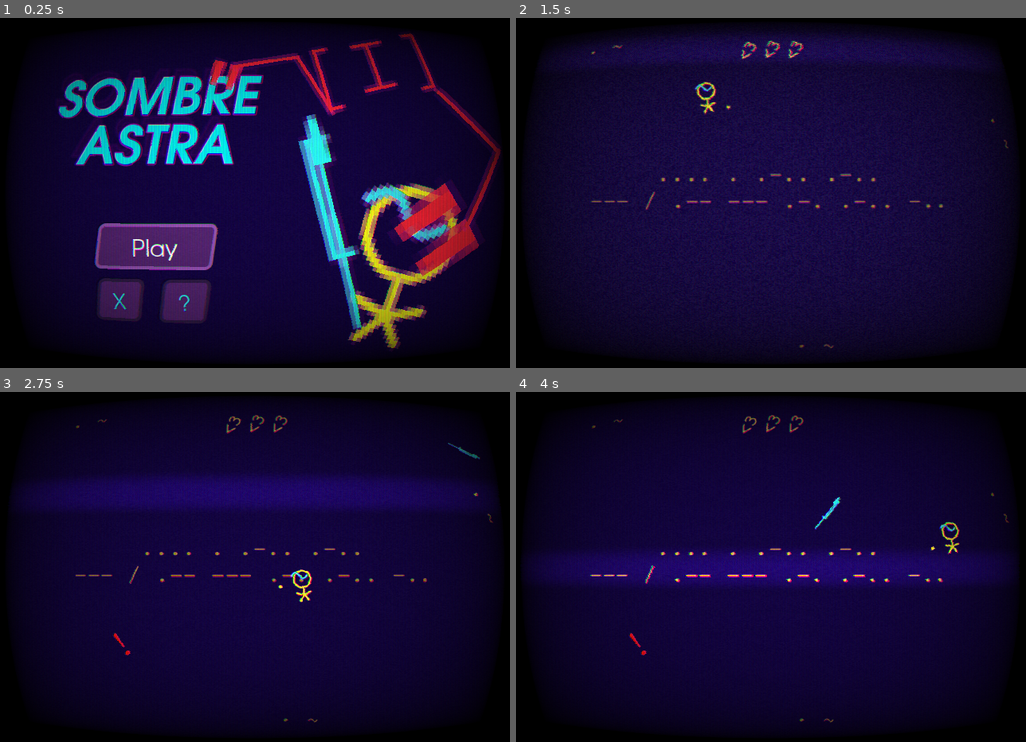
Above: before the commit, frames 1-4 (two rows, left to right).
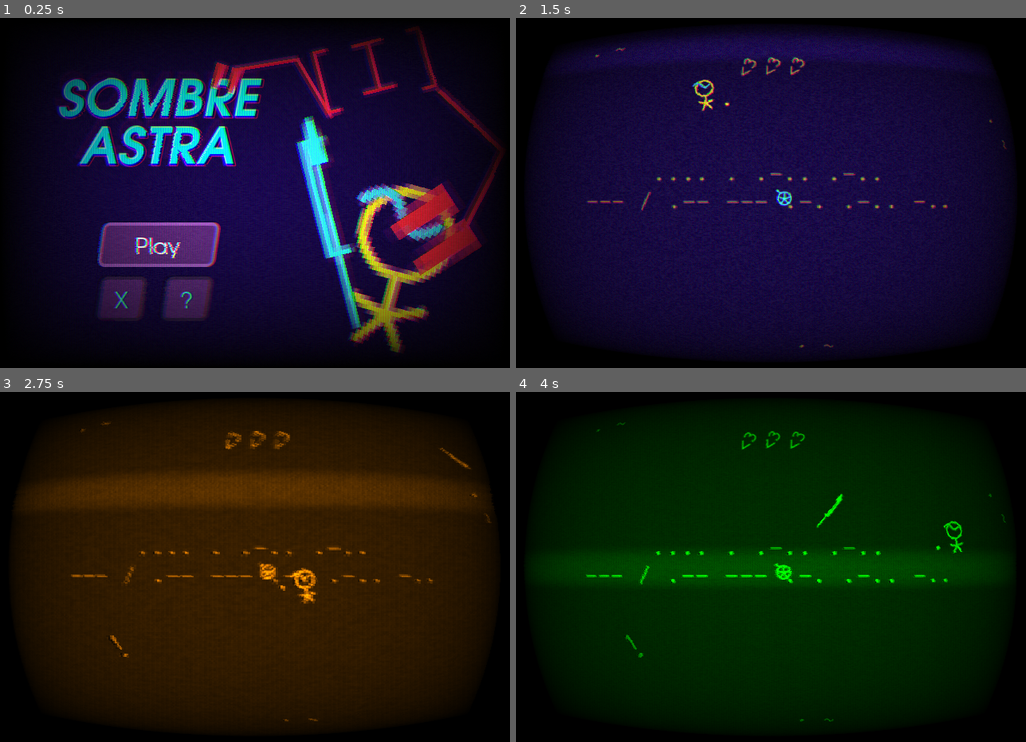
Above: after the commit, the same moments.

Repository: dollythecamus/GJPlus-Recife-2025-10
Game: Godot game, scene res://Visuals/UI/MM/main.tscn
Two runs of this game, one before a commit and one after it. Both use one fixed random seed, a clock stepped at 60 frames per second and the inputs below. Sound files missing from this copy of the repository are replaced by a short silence.
Inputs (mouse positions are in pixels of both pictures, inside the frame that each line leads up to):
- Up to frame 1 (0.25 s): no input
- Up to frame 2 (1.5 s): click "Play" at 0.5 s; move the mouse to (883, 175) at 1.27 s; hold D (move_right) from 1.28 s (still down); tap E (pick) at 1.35 s; click (883, 175) at 1.42 s
- Up to frame 3 (2.75 s): tap Space (roll) at 1.55, 2.1 s; move the mouse to (153, 584) at 2.02 s; release D (move_right) at 2.03 s; hold S (move_down) from 2.03 s (still down); click (153, 584) at 2.17 s; tap = (swap, bound only after the commit) at 2.3 s
- Up to frame 4 (4 s): move the mouse to (822, 490) at 2.77 s; release S (move_down) at 2.78 s; hold D (move_right) 2.78-3.53 s; hold = (swap, bound only after the commit) 2.78-3.53 s; click (822, 490) at 2.92 s; tap E (pick) at 3.05 s; move the mouse to (745, 637) at 3.52 s; hold W (move_up) from 3.53 s (still down); click (745, 637) at 3.6 s; tap Space (roll) at 3.8 s

The runs differ from the first frame. In frame 1, 19% of the frame differs, in the area x 11-99%, y 2-96%; in frame 2, 2.0%; in frame 3, 80%, in the area x 2-98%, y 2-98%; in frame 4, 80%.

Commit message:
post jam 11 - effects

Diff:
--- a/gjp-godot-project/Player/playerControls.gd
+++ b/gjp-godot-project/Player/playerControls.gd
@@ -78,6 +78,7 @@
 		roll.pointer = $Pointer
 		roll.pickup = $Pickup
 		roll.move = $Mover
+		roll.health = $Health
 		upgrades["Roll"] = roll
 	elif string == "Defense":
 		var def = Globals.add_script(self, "defense.gd", func(_n): return)
--- a/gjp-godot-project/Scenario/main.tscn
+++ b/gjp-godot-project/Scenario/main.tscn
@@ -10,10 +10,10 @@
 [ext_resource type="LabelSettings" uid="uid://vjfwnx22f87w" path="res://Visuals/ASCII/heart.tres" id="8_5vw27"]
 [ext_resource type="Script" uid="uid://dmwgse3nwa7ab" path="res://Visuals/UI/health_UI.gd" id="8_kek77"]
 [ext_resource type="Script" uid="uid://bbh1fg15p5oi6" path="res://Visuals/UI/upgrades_ui.gd" id="10_3c5q2"]
-[ext_resource type="LabelSettings" uid="uid://bki8e2ypy64do" path="res://Visuals/ASCII/player_ascii.tres" id="10_wfabv"]
 [ext_resource type="FontFile" uid="uid://d16a6qnqcwagp" path="res://Visuals/UI/texgyreadventor-bolditalic.otf" id="11_omng6"]
 [ext_resource type="Theme" uid="uid://bbs6bm2q5snnf" path="res://Visuals/UI/MM/popups.tres" id="11_wfabv"]
 [ext_resource type="AudioStream" uid="uid://b014ge75ajta4" path="res://Sound/music/crunchyyv3.mp3" id="12_omng6"]
+[ext_resource type="PackedScene" uid="uid://bb8dqhjq6njea" path="res://Objects/Weapons/granade.tscn" id="14_3c5q2"]
 
 [sub_resource type="LabelSettings" id="LabelSettings_1ixuk"]
 font = ExtResource("1_272bh")
@@ -40,38 +40,11 @@
 outline_color = Color(0.8627451, 0.20392157, 0.80784315, 1)
 shadow_size = 0
 
-[sub_resource type="LabelSettings" id="LabelSettings_ogmly"]
+[sub_resource type="LabelSettings" id="LabelSettings_jo754"]
 line_spacing = -20.0
 font = ExtResource("1_272bh")
-font_size = 54
-font_color = Color(0.9019608, 0.8980392, 0.078431375, 1)
-outline_size = 1
-outline_color = Color(0.8627451, 0.20392157, 0.80784315, 1)
-shadow_size = 0
-
-[sub_resource type="LabelSettings" id="LabelSettings_4d5u6"]
-line_spacing = -20.0
-font = ExtResource("1_272bh")
-font_size = 36
-font_color = Color(0.9019608, 0.8980392, 0.078431375, 1)
-outline_size = 1
-outline_color = Color(0.8627451, 0.20392157, 0.80784315, 1)
-shadow_size = 0
-
-[sub_resource type="LabelSettings" id="LabelSettings_n0wu0"]
-line_spacing = -20.0
-font = ExtResource("1_272bh")
-font_size = 38
-font_color = Color(0.1764706, 0.8980392, 0.92941177, 1)
-outline_size = 1
-outline_color = Color(0.8627451, 0.20392157, 0.80784315, 1)
-shadow_size = 0
-
-[sub_resource type="LabelSettings" id="LabelSettings_r2qr3"]
-line_spacing = -20.0
-font = ExtResource("1_272bh")
-font_size = 28
-font_color = Color(0.9019608, 0.8980392, 0.078431375, 1)
+font_size = 24
+font_color = Color(0.101960786, 0.8980392, 0.89411765, 1)
 outline_size = 1
 outline_color = Color(0.8627451, 0.20392157, 0.80784315, 1)
 shadow_size = 0
@@ -373,25 +346,219 @@
 mouse_filter = 2
 metadata/_edit_lock_ = true
 
-[node name="health" type="HBoxContainer" parent="UI" node_paths=PackedStringArray("player_health")]
+[node name="V" type="VBoxContainer" parent="UI"]
 layout_mode = 1
-anchors_preset = 15
+anchors_preset = 10
 anchor_right = 1.0
-anchor_bottom = 1.0
-offset_top = 21.0
-offset_bottom = -376.0
-grow_horizontal = 2
-grow_vertical = 2
+offset_top = 12.0
+offset_bottom = 76.0
+grow_horizontal = 2
+
+[node name="upgrades" type="HBoxContainer" parent="UI/V"]
+custom_minimum_size = Vector2(0, 30)
+layout_mode = 2
+mouse_filter = 2
+alignment = 1
+script = ExtResource("10_3c5q2")
+
+[node name="Roll" type="Control" parent="UI/V/upgrades"]
+visible = false
+custom_minimum_size = Vector2(50, 0)
+layout_mode = 2
+
+[node name="Roll" type="Node2D" parent="UI/V/upgrades/Roll"]
+position = Vector2(35, 19)
+
+[node name="ASCII" type="Label" parent="UI/V/upgrades/Roll/Roll"]
+texture_filter = 1
+anchors_preset = 8
+anchor_left = 0.5
+anchor_top = 0.5
+anchor_right = 0.5
+anchor_bottom = 0.5
+offset_left = -25.0
+offset_top = -39.0
+offset_right = 25.0
+offset_bottom = 39.0
+grow_horizontal = 2
+grow_vertical = 2
+theme_override_colors/font_color = Color(1, 1, 1, 1)
+theme_override_font_sizes/font_size = 20
+text = "@"
+label_settings = ExtResource("8_5vw27")
+horizontal_alignment = 1
+vertical_alignment = 1
+
+[node name="ASCII2" type="Label" parent="UI/V/upgrades/Roll/Roll"]
+texture_filter = 1
+anchors_preset = 8
+anchor_left = 0.5
+anchor_top = 0.5
+anchor_right = 0.5
+anchor_bottom = 0.5
+offset_left = -28.0
+offset_top = -42.0
+offset_right = 22.0
+offset_bottom = 36.0
+grow_horizontal = 2
+grow_vertical = 2
+theme_override_colors/font_color = Color(1, 1, 1, 1)
+theme_override_font_sizes/font_size = 20
+text = "`"
+label_settings = ExtResource("8_5vw27")
+horizontal_alignment = 1
+vertical_alignment = 1
+
+[node name="ASCII3" type="Label" parent="UI/V/upgrades/Roll/Roll"]
+texture_filter = 1
+anchors_preset = 8
+anchor_left = 0.5
+anchor_top = 0.5
+anchor_right = 0.5
+anchor_bottom = 0.5
+offset_left = -30.0
+offset_top = -27.0
+offset_right = 20.0
+offset_bottom = 51.0
+grow_horizontal = 2
+grow_vertical = 2
+theme_override_colors/font_color = Color(1, 1, 1, 1)
+theme_override_font_sizes/font_size = 20
+text = "`"
+label_settings = ExtResource("8_5vw27")
+horizontal_alignment = 1
+vertical_alignment = 1
+
+[node name="Defense" type="Control" parent="UI/V/upgrades"]
+visible = false
+custom_minimum_size = Vector2(50, 0)
+layout_mode = 2
+
+[node name="Defense" type="Node2D" parent="UI/V/upgrades/Defense"]
+position = Vector2(33, 17)
+scale = Vector2(0.8, 0.8)
+
+[node name="ASCII" type="Label" parent="UI/V/upgrades/Defense/Defense"]
+texture_filter = 1
+anchors_preset = 8
+anchor_left = 0.5
+anchor_top = 0.5
+anchor_right = 0.5
+anchor_bottom = 0.5
+offset_left = -23.75
+offset_top = -38.75
+offset_right = 26.25
+offset_bottom = 39.25
+grow_horizontal = 2
+grow_vertical = 2
+scale = Vector2(1.3503559, 1.3503559)
+pivot_offset = Vector2(25, 39)
+theme_override_colors/font_color = Color(1, 1, 1, 1)
+theme_override_font_sizes/font_size = 20
+text = "O"
+label_settings = ExtResource("8_5vw27")
+horizontal_alignment = 1
+vertical_alignment = 1
+
+[node name="ASCII5" type="Label" parent="UI/V/upgrades/Defense/Defense"]
+texture_filter = 1
+anchors_preset = 8
+anchor_left = 0.5
+anchor_top = 0.5
+anchor_right = 0.5
+anchor_bottom = 0.5
+offset_left = -23.749985
+offset_top = -40.0
+offset_right = 26.250015
+offset_bottom = 38.0
+grow_horizontal = 2
+grow_vertical = 2
+pivot_offset = Vector2(25, 39)
+theme_override_colors/font_color = Color(1, 1, 1, 1)
+theme_override_font_sizes/font_size = 20
+text = "o"
+label_settings = ExtResource("8_5vw27")
+horizontal_alignment = 1
+vertical_alignment = 1
+
+[node name="ASCII4" type="Label" parent="UI/V/upgrades/Defense/Defense"]
+texture_filter = 1
+anchors_preset = 8
+anchor_left = 0.5
+anchor_top = 0.5
+anchor_right = 0.5
+anchor_bottom = 0.5
+offset_left = -33.750008
+offset_top = -38.75
+offset_right = 31.249992
+offset_bottom = 39.25
+grow_horizontal = 2
+grow_vertical = 2
+scale = Vector2(1.3034436, 1.3034436)
+pivot_offset = Vector2(25, 39)
+theme_override_colors/font_color = Color(1, 1, 1, 1)
+theme_override_font_sizes/font_size = 20
+text = "( )"
+label_settings = SubResource("LabelSettings_jo754")
+horizontal_alignment = 1
+vertical_alignment = 1
+
+[node name="ASCII2" type="Label" parent="UI/V/upgrades/Defense/Defense"]
+texture_filter = 1
+anchors_preset = 8
+anchor_left = 0.5
+anchor_top = 0.5
+anchor_right = 0.5
+anchor_bottom = 0.5
+offset_left = -22.5
+offset_top = -45.0
+offset_right = 27.5
+offset_bottom = 33.0
+grow_horizontal = 2
+grow_vertical = 2
+pivot_offset = Vector2(25, 39)
+theme_override_colors/font_color = Color(1, 1, 1, 1)
+theme_override_font_sizes/font_size = 20
+text = "''"
+label_settings = ExtResource("8_5vw27")
+horizontal_alignment = 1
+vertical_alignment = 1
+
+[node name="ASCII3" type="Label" parent="UI/V/upgrades/Defense/Defense"]
+texture_filter = 1
+anchors_preset = 8
+anchor_left = 0.5
+anchor_top = 0.5
+anchor_right = 0.5
+anchor_bottom = 0.5
+offset_left = -23.75
+offset_top = -30.000004
+offset_right = 26.25
+offset_bottom = 47.999996
+grow_horizontal = 2
+grow_vertical = 2
+rotation = -3.1415927
+pivot_offset = Vector2(25, 39)
+theme_override_colors/font_color = Color(1, 1, 1, 1)
+theme_override_font_sizes/font_size = 20
+text = "''"
+label_settings = ExtResource("8_5vw27")
+horizontal_alignment = 1
+vertical_alignment = 1
+
+[node name="health" type="HBoxContainer" parent="UI/V" node_paths=PackedStringArray("player_health")]
+custom_minimum_size = Vector2(0, 45)
+layout_mode = 2
 mouse_filter = 2
 alignment = 1
 script = ExtResource("8_kek77")
-player_health = NodePath("../../main/Player/Health")
-
-[node name="heart" type="Control" parent="UI/health"]
+player_health = NodePath("../../../main/Player/Health")
+
+[node name="heart" type="Control" parent="UI/V/health"]
 custom_minimum_size = Vector2(25, 30)
 layout_mode = 2
 
-[node name="Label" type="Label" parent="UI/health/heart"]
+[node name="Label" type="Label" parent="UI/V/health/heart"]
 layout_mode = 1
 anchors_preset = 8
 anchor_left = 0.5
@@ -407,197 +574,6 @@
 rotation = -1.0460035
 text = "<3"
 label_settings = ExtResource("8_5vw27")
-horizontal_alignment = 1
-vertical_alignment = 1
-
-[node name="upgrades" type="HBoxContainer" parent="UI"]
-visible = false
-layout_mode = 1
-anchors_preset = 15
-anchor_right = 1.0
-anchor_bottom = 1.0
-offset_left = 416.0
-offset_top = 387.0
-offset_right = -8.0
-offset_bottom = -10.0
-grow_horizontal = 2
-grow_vertical = 2
-mouse_filter = 2
-alignment = 1
-script = ExtResource("10_3c5q2")
-
-[node name="Roll" type="Node2D" parent="UI/upgrades"]
-position = Vector2(74, 17)
-script = ExtResource("6_dg77c")
-to_point = true
-
-[node name="ASCII" type="Label" parent="UI/upgrades/Roll"]
-texture_filter = 1
-anchors_preset = 8
-anchor_left = 0.5
-anchor_top = 0.5
-anchor_right = 0.5
-anchor_bottom = 0.5
-offset_left = -25.0
-offset_top = -39.0
-offset_right = 25.0
-offset_bottom = 39.0
-grow_horizontal = 2
-grow_vertical = 2
-theme_override_colors/font_color = Color(1, 1, 1, 1)
-theme_override_font_sizes/font_size = 20
-text = "@"
-label_settings = ExtResource("10_wfabv")
-horizontal_alignment = 1
-vertical_alignment = 1
-
-[node name="ASCII2" type="Label" parent="UI/upgrades/Roll"]
-texture_filter = 1
-anchors_preset = 8
-anchor_left = 0.5
-anchor_top = 0.5
-anchor_right = 0.5
-anchor_bottom = 0.5
-offset_left = -28.0
-offset_top = -42.0
-offset_right = 22.0
-offset_bottom = 36.0
-grow_horizontal = 2
-grow_vertical = 2
-theme_override_colors/font_color = Color(1, 1, 1, 1)
-theme_override_font_sizes/font_size = 20
-text = "`"
-label_settings = ExtResource("10_wfabv")
-horizontal_alignment = 1
-vertical_alignment = 1
-
-[node name="ASCII3" type="Label" parent="UI/upgrades/Roll"]
-texture_filter = 1
-anchors_preset = 8
-anchor_left = 0.5
-anchor_top = 0.5
-anchor_right = 0.5
-anchor_bottom = 0.5
-offset_left = -32.0
-offset_top = -17.0
-offset_right = 18.0
-offset_bottom = 61.0
-grow_horizontal = 2
-grow_vertical = 2
-theme_override_colors/font_color = Color(1, 1, 1, 1)
-theme_override_font_sizes/font_size = 20
-text = "`"
-label_settings = ExtResource("10_wfabv")
-horizontal_alignment = 1
-vertical_alignment = 1
-
-[node name="Defense" type="Node2D" parent="UI/upgrades"]
-position = Vector2(126, 15)
-
-[node name="ASCII" type="Label" parent="UI/upgrades/Defense"]
-texture_filter = 1
-anchors_preset = 8
-anchor_left = 0.5
-anchor_top = 0.5
-anchor_right = 0.5
-anchor_bottom = 0.5
-offset_left = -25.0
-offset_top = -39.0
-offset_right = 25.0
-offset_bottom = 39.0
-grow_horizontal = 2
-grow_vertical = 2
-pivot_offset = Vector2(25, 39)
-theme_override_colors/font_color = Color(1, 1, 1, 1)
-theme_override_font_sizes/font_size = 20
-text = "O"
-label_settings = SubResource("LabelSettings_ogmly")
-horizontal_alignment = 1
-vertical_alignment = 1
-
-[node name="ASCII5" type="Label" parent="UI/upgrades/Defense"]
-texture_filter = 1
-anchors_preset = 8
-anchor_left = 0.5
-anchor_top = 0.5
-anchor_right = 0.5
-anchor_bottom = 0.5
-offset_left = -24.0
-offset_top = -40.0
-offset_right = 26.0
-offset_bottom = 38.0
-grow_horizontal = 2
-grow_vertical = 2
-pivot_offset = Vector2(25, 39)
-theme_override_colors/font_color = Color(1, 1, 1, 1)
-theme_override_font_sizes/font_size = 20
-text = "o"
-label_settings = SubResource("LabelSettings_4d5u6")
-horizontal_alignment = 1
-vertical_alignment = 1
-
-[node name="ASCII4" type="Label" parent="UI/upgrades/Defense"]
-texture_filter = 1
-anchors_preset = 8
-anchor_left = 0.5
-anchor_top = 0.5
-anchor_right = 0.5
-anchor_bottom = 0.5
-offset_left = -33.0
-offset_top = -39.0
-offset_right = 32.0
-offset_bottom = 39.0
-grow_horizontal = 2
-grow_vertical = 2
-scale = Vector2(1.3034436, 1.3034436)
-pivot_offset = Vector2(25, 39)
-theme_override_colors/font_color = Color(1, 1, 1, 1)
-theme_override_font_sizes/font_size = 20
-text = "()"
-label_settings = SubResource("LabelSettings_n0wu0")
-horizontal_alignment = 1
-vertical_alignment = 1
-
-[node name="ASCII2" type="Label" parent="UI/upgrades/Defense"]
-texture_filter = 1
-anchors_preset = 8
-anchor_left = 0.5
-anchor_top = 0.5
-anchor_right = 0.5
-anchor_bottom = 0.5
-offset_left = -25.0
-offset_top = -39.0
-offset_right = 25.0
-offset_bottom = 39.0
-grow_horizontal = 2
-grow_vertical = 2
-pivot_offset = Vector2(25, 39)
-theme_override_colors/font_color = Color(1, 1, 1, 1)
-theme_override_font_sizes/font_size = 20
-text = "''"
-label_settings = SubResource("LabelSettings_r2qr3")
-horizontal_alignment = 1
-vertical_alignment = 1
-
-[node name="ASCII3" type="Label" parent="UI/upgrades/Defense"]
-texture_filter = 1
-anchors_preset = 8
-anchor_left = 0.5
-anchor_top = 0.5
-anchor_right = 0.5
-anchor_bottom = 0.5
-offset_left = -25.0
-offset_top = -35.0
-offset_right = 25.0
-offset_bottom = 43.0
-grow_horizontal = 2
-grow_vertical = 2
-rotation = -3.1415927
-pivot_offset = Vector2(25, 39)
-theme_override_colors/font_color = Color(1, 1, 1, 1)
-theme_override_font_sizes/font_size = 20
-text = "''"
-label_settings = SubResource("LabelSettings_r2qr3")
 horizontal_alignment = 1
 vertical_alignment = 1
 
@@ -711,6 +687,9 @@
 volume_db = -6.0
 autoplay = true
 
-[connection signal="hit" from="main/Player" to="UI/health" method="_on_player_hit"]
-[connection signal="update_health" from="main/Player" to="UI/health" method="update"]
-[connection signal="upgraded" from="main/Player" to="UI/upgrades" method="show_upgrade"]
+[node name="Granade" parent="." instance=ExtResource("14_3c5q2")]
+position = Vector2(322, 226)
+
+[connection signal="hit" from="main/Player" to="UI/V/health" method="_on_player_hit"]
+[connection signal="update_health" from="main/Player" to="UI/V/health" method="update"]
+[connection signal="upgraded" from="main/Player" to="UI/V/upgrades" method="show_upgrade"]
--- a/gjp-godot-project/Scripts/aim.gd
+++ b/gjp-godot-project/Scripts/aim.gd
@@ -10,6 +10,13 @@
 	if event is InputEventMouseButton and not has_clicked_with_mouse:
 		has_clicked_with_mouse = true
 		joysticking = false
+
+	elif event is InputEventMouseMotion and not has_clicked_with_mouse:
+		# check if moved enough to detect user
+		if event.relative.length() > 5.0:
+			has_clicked_with_mouse = true
+			joysticking = false
+
 	if event is InputEventJoypadMotion:
 		if event.axis_value > .1:
 			joysticking = true
--- a/gjp-godot-project/Scripts/point.gd
+++ b/gjp-godot-project/Scripts/point.gd
@@ -25,6 +25,12 @@
 	if event is InputEventMouseButton and not has_clicked_with_mouse:
 		has_clicked_with_mouse = true
 		joysticking = false
+	elif event is InputEventMouseMotion and not has_clicked_with_mouse:
+		# check if moved enough to detect user
+		if event.relative.length() > 5.0:
+			has_clicked_with_mouse = true
+			joysticking = false
+
 	if event is InputEventJoypadMotion:
 		if event.axis_value > .1:
 			joysticking = true
--- a/gjp-godot-project/Visuals/UI/MM/main.tscn
+++ b/gjp-godot-project/Visuals/UI/MM/main.tscn
@@ -10,6 +10,7 @@
 [ext_resource type="LabelSettings" uid="uid://do2l65wm7p2ae" path="res://Visuals/ASCII/flash.tres" id="6_hovv6"]
 [ext_resource type="Texture2D" uid="uid://bv4p2w4s8qqct" path="res://Visuals/UI/joystick.jpg" id="9_0mmqq"]
 [ext_resource type="AudioStream" uid="uid://4wud6vapjuk0" path="res://Sound/music/Bassline.wav" id="10_mplmn"]
+[ext_resource type="PackedScene" uid="uid://nx87c6v10n3d" path="res://Visuals/effects/screen.tscn" id="11_glf10"]
 
 [sub_resource type="LabelSettings" id="LabelSettings_t1kuo"]
 line_spacing = -20.0
@@ -740,3 +741,10 @@
 stream = ExtResource("10_mplmn")
 volume_db = -15.0
 autoplay = true
+
+[node name="Screen" parent="." instance=ExtResource("11_glf10")]
+
+[node name="Tint" parent="Screen" index="0"]
+visible = false
+
+[editable path="Screen"]
--- a/gjp-godot-project/Visuals/UI/upgrades_ui.gd
+++ b/gjp-godot-project/Visuals/UI/upgrades_ui.gd
@@ -2,3 +2,14 @@
 
 func show_upgrade(which):
 	get_node(which).show()
+
+# ui bobble (could be a separate script because of reuse
+var clock = 0.0
+func _process(delta: float) -> void:
+	clock += delta
+
+	var c = get_children()
+	var j = 0
+	for i in c:
+		i.get_child(0).position.y += sin((clock + j) * 10) * .1
+		j += 1
--- a/gjp-godot-project/Visuals/effects/crt.gdshader
+++ b/gjp-godot-project/Visuals/effects/crt.gdshader
@@ -21,6 +21,7 @@
 */
 
 shader_type canvas_item;
+render_mode blend_mix;
 
 uniform sampler2D SCREEN_TEXTURE: hint_screen_texture;
 
@@ -178,6 +179,5 @@
 	clr *= 1.0 + scan_line_amount * 0.6 + line * 3.0 + grille_amount * 2.0;
 	if(vignette_amount > 0.0)clr *= vignette(pos);
 
-	COLOR.rgb = clr;
-	COLOR.a = 1.0;
+	COLOR *= vec4(clr, 1.0f); // modified
 }
--- a/gjp-godot-project/Visuals/effects/screen.gd
+++ b/gjp-godot-project/Visuals/effects/screen.gd
@@ -2,6 +2,60 @@
 
 signal change
 var changed = false
+
+var tints = [null,
+	{
+		"intensity":2.5,
+		"tint":Color.DARK_ORANGE
+	},
+	{
+		"intensity":4.0,
+		"tint":Color.WEB_GREEN
+	}
+]
+
+var configs = [
+	{
+		"resolution": Vector2(640, 440),
+		"aberation_ammount": 0.3,
+		"grille_ammount": 0.05,
+		"grille_size": 1.0,
+	},
+	{
+		"resolution": Vector2(240, 180),
+		"aberation_ammount": 0.9,
+		"grille_ammount": 0.2,
+		"grille_size": 2.0,
+	}
+]
+
+var x := 0
+
+func _input(event: InputEvent) -> void:
+	if event.is_action_pressed("swap"):
+		swap_mode()
+
+func _ready() -> void:
+	set_visual()
+
+func swap_mode():
+	x = wrapi(x+1, 0, tints.size() + configs.size())
+	set_visual()
+
+func set_visual():
+	@warning_ignore("integer_division")
+	var t = tints[wrapi(x, 0, tints.size())]
+	@warning_ignore("integer_division")
+	var c = configs[wrapi(x, 0, configs.size())]
+	if t != null:
+		$Tint.show()
+		for k in t.keys():
+			$Tint.material.set_shader_parameter(k, t[k])
+	else:
+		$Tint.hide()
+
+	for k in c.keys():
+		$CRT/CRT.material.set_shader_parameter(k, c[k])
 
 func transition():
 	changed = false
--- a/gjp-godot-project/Visuals/effects/screen.tres
+++ b/gjp-godot-project/Visuals/effects/screen.tres
@@ -6,14 +6,14 @@
 shader = ExtResource("1_ixkec")
 shader_parameter/resolution = Vector2(640, 440)
 shader_parameter/scan_line_amount = 0.050000002375
-shader_parameter/warp_amount = 1.200000057
+shader_parameter/warp_amount = 0.10000000475
 shader_parameter/noise_amount = 0.03
 shader_parameter/interference_amount = 0.2
 shader_parameter/grille_amount = 0.1
-shader_parameter/grille_size = 1.50000002375
+shader_parameter/grille_size = 1.0
 shader_parameter/vignette_amount = 0.70000003325
 shader_parameter/vignette_intensity = 0.6000000285
-shader_parameter/aberation_amount = 0.70000003325
+shader_parameter/aberation_amount = 0.90000004275
 shader_parameter/roll_line_amount = 0.30000001425
 shader_parameter/roll_speed = 0.5000004037500005
 shader_parameter/scan_line_strength = -8.0
--- a/gjp-godot-project/Visuals/effects/screen.tscn
+++ b/gjp-godot-project/Visuals/effects/screen.tscn
@@ -1,14 +1,15 @@
-[gd_scene load_steps=6 format=3 uid="uid://nx87c6v10n3d"]
+[gd_scene load_steps=7 format=3 uid="uid://nx87c6v10n3d"]
 
 [ext_resource type="Script" uid="uid://cq74q2kx6jesq" path="res://Visuals/effects/screen.gd" id="1_5ggpf"]
 [ext_resource type="Material" uid="uid://inaowq8yb5dh" path="res://Visuals/effects/screen.tres" id="2_5ggpf"]
+[ext_resource type="Material" uid="uid://dfw1780bnmy5k" path="res://Visuals/effects/tint.tres" id="3_4w7vl"]
 
 [sub_resource type="Animation" id="Animation_4w7vl"]
 length = 0.001
 tracks/0/type = "value"
 tracks/0/imported = false
 tracks/0/enabled = true
-tracks/0/path = NodePath("TextureRect:material:shader_parameter/resolution")
+tracks/0/path = NodePath("CRT/CRT:material:shader_parameter/resolution")
 tracks/0/interp = 1
 tracks/0/loop_wrap = true
 tracks/0/keys = {
@@ -20,7 +21,7 @@
 tracks/1/type = "value"
 tracks/1/imported = false
 tracks/1/enabled = true
-tracks/1/path = NodePath("TextureRect:material:shader_parameter/noise_amount")
+tracks/1/path = NodePath("CRT/CRT:material:shader_parameter/noise_amount")
 tracks/1/interp = 1
 tracks/1/loop_wrap = true
 tracks/1/keys = {
@@ -29,35 +30,45 @@
 "update": 0,
 "values": [0.03]
 }
+tracks/2/type = "value"
+tracks/2/imported = false
+tracks/2/enabled = true
+tracks/2/path = NodePath("CRT/CRT:material:shader_parameter/warp_amount")
+tracks/2/interp = 1
+tracks/2/loop_wrap = true
+tracks/2/keys = {
+"times": PackedFloat32Array(0),
+"transitions": PackedFloat32Array(1),
+"update": 0,
+"values": [0.10000000475]
+}
 
 [sub_resource type="Animation" id="Animation_5ggpf"]
 resource_name = "transition"
-length = 0.5000042
-loop_mode = 2
 step = 0.041666668
 tracks/0/type = "value"
 tracks/0/imported = false
 tracks/0/enabled = true
-tracks/0/path = NodePath("TextureRect:material:shader_parameter/resolution")
+tracks/0/path = NodePath("CRT/CRT:material:shader_parameter/resolution")
 tracks/0/interp = 1
 tracks/0/loop_wrap = true
 tracks/0/keys = {
-"times": PackedFloat32Array(0, 0.5),
-"transitions": PackedFloat32Array(1, 1),
+"times": PackedFloat32Array(0.010416667, 0.5, 1),
+"transitions": PackedFloat32Array(1, 1, 1),
 "update": 0,
-"values": [Vector2(640, 440), Vector2(160, 110)]
+"values": [Vector2(640, 440), Vector2(160, 110), Vector2(640, 440)]
 }
 tracks/1/type = "value"
 tracks/1/imported = false
 tracks/1/enabled = true
-tracks/1/path = NodePath("TextureRect:material:shader_parameter/noise_amount")
+tracks/1/path = NodePath("CRT/CRT:material:shader_parameter/noise_amount")
 tracks/1/interp = 1
 tracks/1/loop_wrap = true
 tracks/1/keys = {
-"times": PackedFloat32Array(0, 0.5),
-"transitions": PackedFloat32Array(1, 1),
+"times": PackedFloat32Array(0.010416667, 0.5, 1),
+"transitions": PackedFloat32Array(1, 1, 1),
 "update": 0,
-"values": [0.03, 0.30000001192093]
+"values": [0.03, 0.30000001192093, 0.03]
 }
 tracks/2/type = "method"
 tracks/2/imported = false
@@ -66,15 +77,24 @@
 tracks/2/interp = 1
 tracks/2/loop_wrap = true
 tracks/2/keys = {
-"times": PackedFloat32Array(0, 0.5),
-"transitions": PackedFloat32Array(1, 1),
+"times": PackedFloat32Array(0.5),
+"transitions": PackedFloat32Array(1),
 "values": [{
-"args": [],
-"method": &"stop"
-}, {
 "args": [],
 "method": &"to_change"
 }]
+}
+tracks/3/type = "value"
+tracks/3/imported = false
+tracks/3/enabled = true
+tracks/3/path = NodePath("CRT/CRT:material:shader_parameter/warp_amount")
+tracks/3/interp = 1
+tracks/3/loop_wrap = true
+tracks/3/keys = {
+"times": PackedFloat32Array(0, 1),
+"transitions": PackedFloat32Array(1, 1),
+"update": 0,
+"values": [0.10000000475, 2.50000011875]
 }
 
 [sub_resource type="AnimationLibrary" id="AnimationLibrary_4w7vl"]
@@ -87,7 +107,18 @@
 script = ExtResource("1_5ggpf")
 metadata/_edit_lock_ = true
 
-[node name="TextureRect" type="ColorRect" parent="."]
+[node name="Tint" type="ColorRect" parent="."]
+material = ExtResource("3_4w7vl")
+anchors_preset = 15
+anchor_right = 1.0
+anchor_bottom = 1.0
+grow_horizontal = 2
+grow_vertical = 2
+mouse_filter = 2
+
+[node name="CRT" type="CanvasLayer" parent="."]
+
+[node name="CRT" type="ColorRect" parent="CRT"]
 material = ExtResource("2_5ggpf")
 anchors_preset = 15
 anchor_right = 1.0
--- /dev/null
+++ b/gjp-godot-project/Visuals/effects/tint.gdshader
@@ -0,0 +1,19 @@
+shader_type canvas_item;
+
+uniform vec4 tint : source_color;
+uniform float intensity;
+uniform sampler2D SCREEN_TEXTURE : hint_screen_texture;
+
+float mag(vec4 x) {
+	return ((x.r + x.g + x.b) / 4.0f);
+}
+
+vec4 color(vec4 x, vec4 y, float i) {
+	return vec4((mag(x) * y.rgb) * i, 1.0f);
+}
+
+void fragment() {
+	// Called for every pixel the material is visible on.
+	vec4 screen = texture(SCREEN_TEXTURE, SCREEN_UV);
+	COLOR = color(screen.rgba, tint.rgba, intensity);
+}
--- /dev/null
+++ b/gjp-godot-project/Visuals/effects/tint.tres
@@ -0,0 +1,8 @@
+[gd_resource type="ShaderMaterial" load_steps=2 format=3 uid="uid://dfw1780bnmy5k"]
+
+[ext_resource type="Shader" uid="uid://dqxtbuxph2jve" path="res://Visuals/effects/tint.gdshader" id="1_1ia5a"]
+
+[resource]
+shader = ExtResource("1_1ia5a")
+shader_parameter/tint = Color(0, 0.8509804, 0.14117648, 1)
+shader_parameter/intensity = 2.5
--- a/gjp-godot-project/project.godot
+++ b/gjp-godot-project/project.godot
@@ -118,6 +118,11 @@
 , Object(InputEventJoypadMotion,"resource_local_to_scene":false,"resource_name":"","device":-1,"axis":4,"axis_value":1.0,"script":null)
 ]
 }
+swap={
+"deadzone": 0.2,
+"events": [Object(InputEventKey,"resource_local_to_scene":false,"resource_name":"","device":-1,"window_id":0,"alt_pressed":false,"shift_pressed":false,"ctrl_pressed":false,"meta_pressed":false,"pressed":false,"keycode":0,"physical_keycode":61,"key_label":0,"unicode":61,"location":0,"echo":false,"script":null)
+]
+}
 
 [layer_names]
 
Not shown: 1 places in gjp-godot-project/Scenario/main.tscn that only renumber resources
Not shown: 1 places in gjp-godot-project/Visuals/UI/MM/main.tscn that only renumber resources
Not shown, added: gjp-godot-project/Visuals/effects/tint.gdshader.uid
